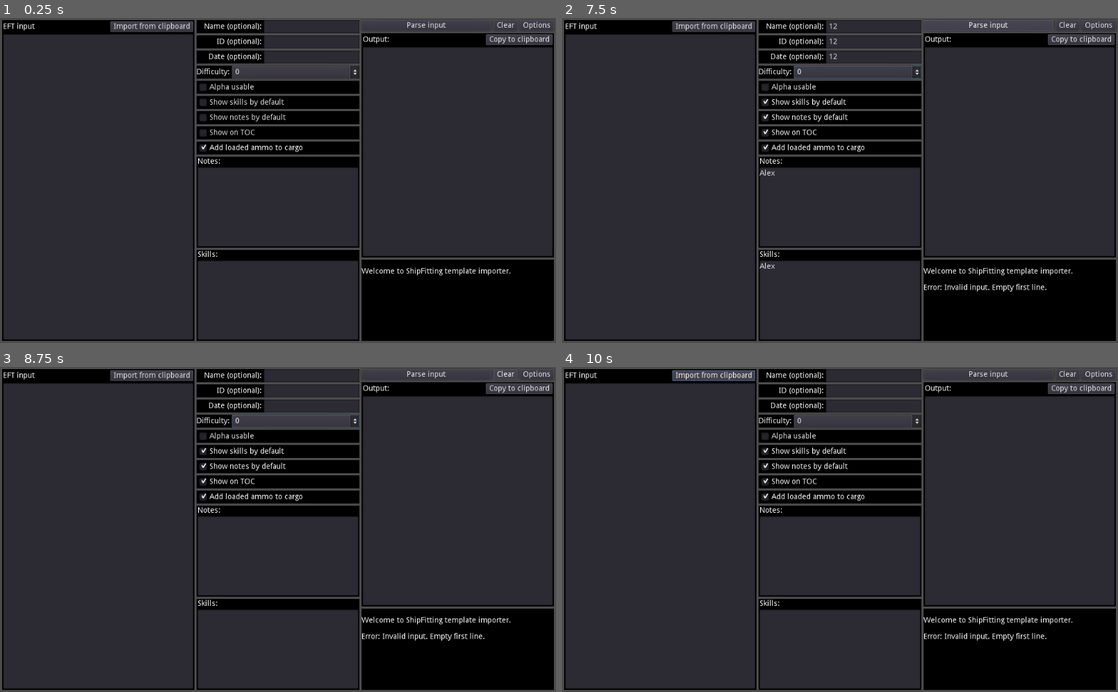
Above: before the commit, frames 1-4 (two rows, left to right).
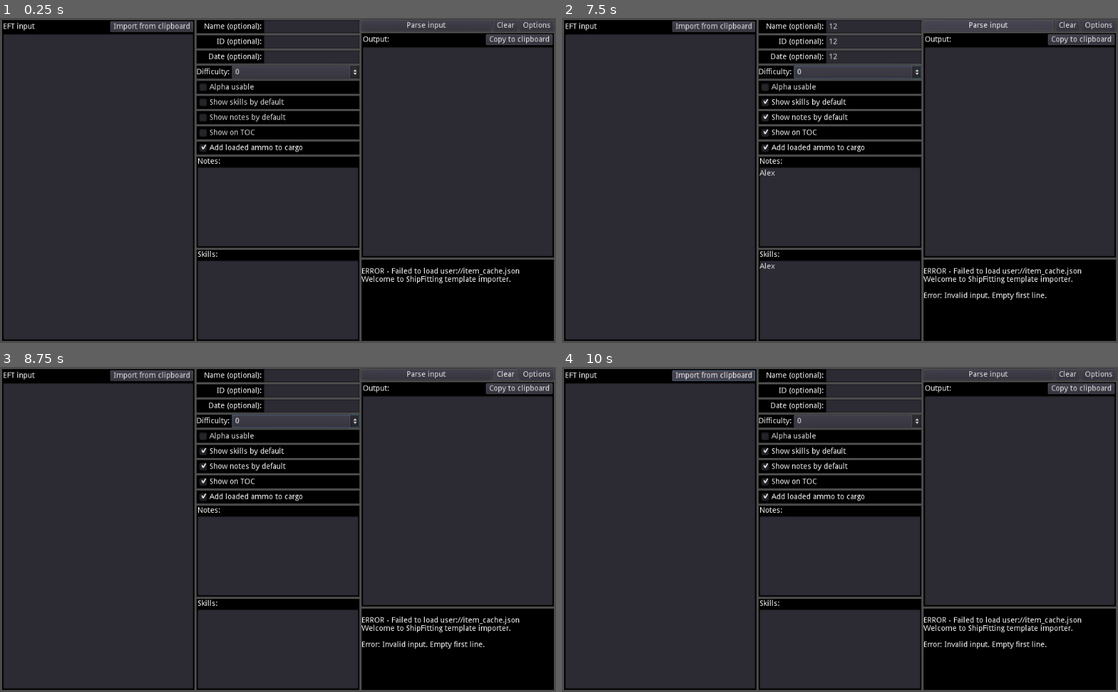
Above: after the commit, the same moments.

Repository: Hirmuolio/ShipFitting-template-creator
Game: Godot game, scene res://main.tscn
Same seed, same stepped clock (60 frames per second), same inputs: the game is played once before the commit and once after it.
Inputs (mouse positions are in pixels of both pictures, inside the frame that each line leads up to):
- Up to frame 1 (0.25 s): no input
- Up to frame 2 (7.5 s): click (662, 187) at 0.52 s; type "Alex" at 0.6 s; click (873, 27) at 0.75 s; type "12" at 0.83 s; click (873, 40) at 0.98 s; type "12" at 1.07 s; click (873, 57) at 1.27 s; type "12" at 1.35 s; click (840, 206) at 1.5 s; type "Alex" at 1.58 s; click (840, 300) at 1.73 s; type "Alex" at 1.82 s; click (1017, 151) at 2.02 s; type "Alex" at 2.1 s; click "Import from clipboard" at 2.75 s; click "0" at 3.5 s; click "Alpha usable" at 4.25 s; click "Show skills by default" at 5 s; click "Show notes by default" at 5.75 s; click "Show on TOC" at 6.5 s; click "Parse input" at 7.25 s
- Up to frame 3 (8.75 s): click "Clear" at 8 s
- Up to frame 4 (10 s): click "Copy to clipboard" at 8.75 s; click "Import from clipboard" at 9.5 s

The runs differ from the first frame. In frame 1, 0.6% of the frame differs, in the area x 65-94%, y 76-82%; in frame 2, 1.0%, in the area x 65-94%, y 76-87%; in frame 3, 1.0%; in frame 4, 1.0%.
Error before the commit: Trying to assign value of type 'Nil' to a variable of type 'Dictionary'. (res://main.gd:50)

Commit message:
error safe json loading

Diff:
--- a/main.gd
+++ b/main.gd
@@ -42,19 +42,19 @@
 	#Returns the finished dictionary
 	var loaded_file
 	var text : String
-	var dictionary : Dictionary
+	var parsed : JSONParseResult
 
 	loaded_file = File.new()
 	loaded_file.open(file_path, loaded_file.READ)
 	text = loaded_file.get_as_text()
-	dictionary = parse_json(text)
+	parsed = JSON.parse(text)
 	loaded_file.close()
 
-	if dictionary == null:
+	if parsed.error == OK and typeof(parsed.result) == TYPE_DICTIONARY:
+		return parsed.result
+	else:
 		log_message( str( 'ERROR - Failed to load ', file_path ) )
 		return {}
-
-	return dictionary
 
 func save_json(file_path: String, dictionary: Dictionary):
 	var file = File.new()
